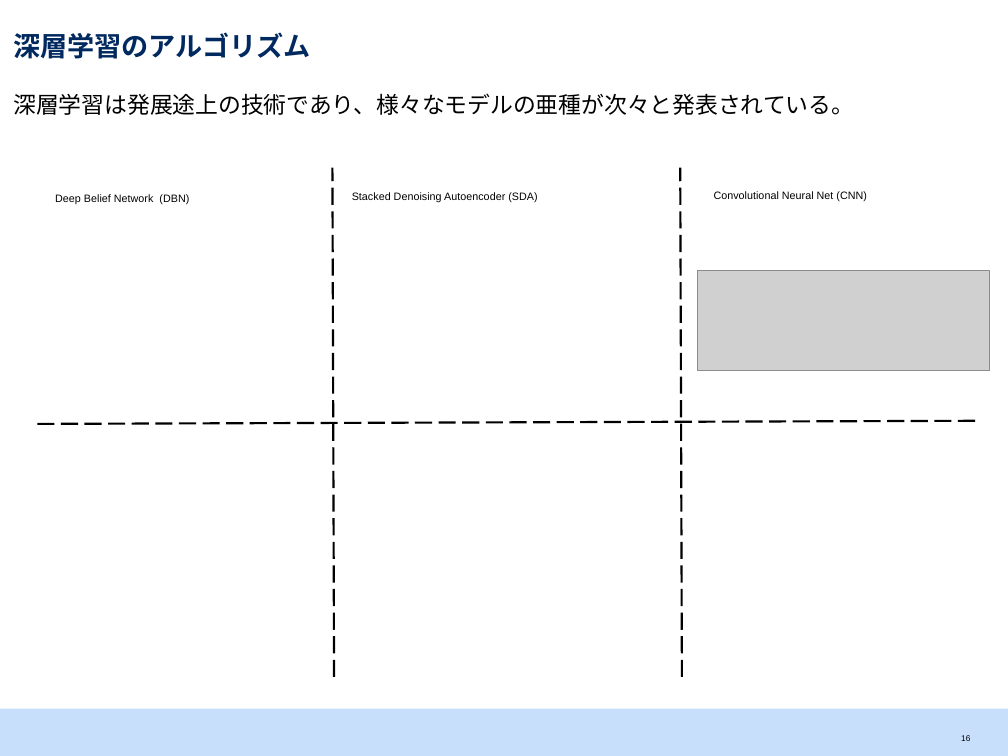
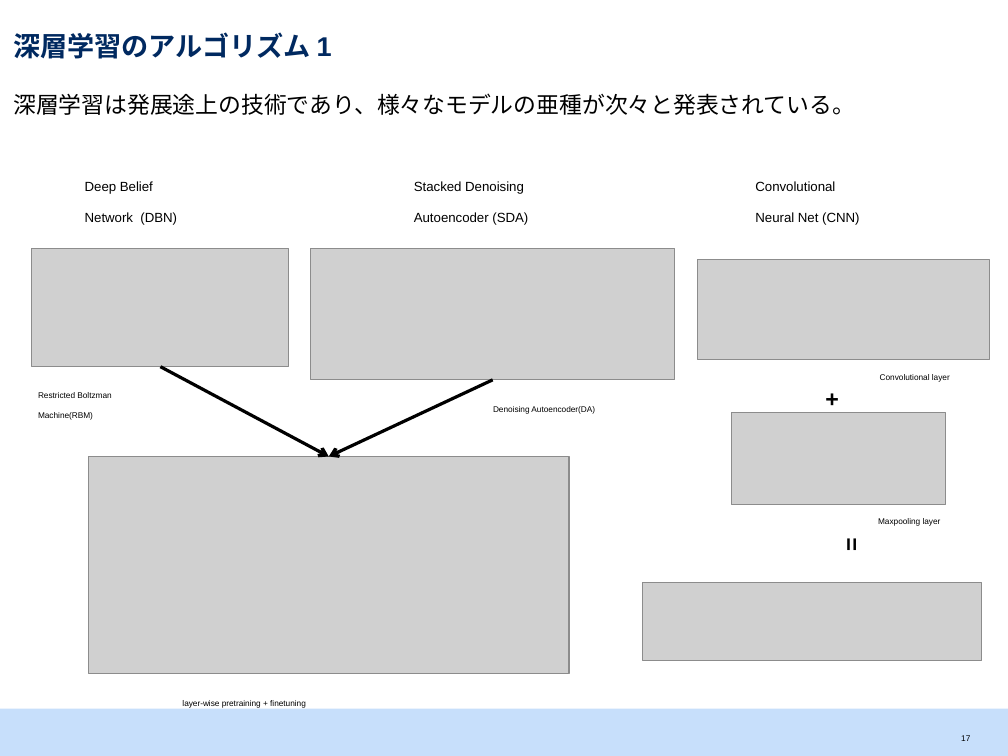
Before and after one commit to srtk/sotsuron, a slide deck: slide 18 of doc/sotsuron_defense/bd.pptx (slide 17 before the commit). Drawn at 1008x756 pixels with LibreOffice and Linux fonts; fonts in the diff are those of the drawing; grey boxes stand for pictures. Boxes give left, top, right and bottom in pixels: in the first picture for what was removed or moved away, otherwise in the second. Text is boxed around its words. In the diff, an @@ line names an element or a change of style, - is before the commit and + after.

```diff
--- a/doc/sotsuron_defense/bd.pptx
+++ b/doc/sotsuron_defense/bd.pptx
@@ title at box(13, 32, 332, 59): text changed @@
-深層学習のアルゴリズム
+深層学習のアルゴリズム 1
@@ line removed from (334, 677) to (332, 168) @@
@@ line removed from (682, 677) to (680, 168) @@
@@ text at box(85, 181, 177, 225): text changed; size 13 to 16 pt @@
-Deep Belief Network (DBN)
+Deep Belief
+Network (DBN)
@@ text at box(414, 181, 528, 225): text changed; size 13 to 16 pt @@
-Stacked Denoising Autoencoder (SDA)
+Stacked Denoising
+Autoencoder (SDA)
@@ text at box(755, 181, 859, 225): text changed; size 13 to 16 pt @@
-Convolutional Neural Net (CNN)
+Convolutional
+Neural Net (CNN)
@@ picture added at box(32, 249, 289, 367) @@
@@ picture added at box(311, 249, 675, 381) @@
@@ picture: place and size @@
-picture at box(697, 271, 989, 370)
+picture at box(697, 259, 989, 359)
@@ text added at box(816, 353, 860, 411), 28 pt, text #000000, bold @@
++
@@ arrow added from (160, 367) to (329, 457), #000000 2.25 pt @@
@@ arrow added from (493, 380) to (329, 457), #000000 2.25 pt @@
@@ text added at box(880, 374, 950, 381), 10 pt, text #000000 @@
+Convolutional layer
@@ text added at box(38, 392, 111, 420), 10 pt, text #000000 @@
+Restricted Boltzman
+Machine(RBM)
@@ text added at box(493, 406, 595, 414), 10 pt, text #000000 @@
+Denoising Autoencoder(DA)
@@ picture added at box(731, 412, 946, 505) @@
@@ line removed from (37, 424) to (977, 421) @@
@@ picture added at box(88, 457, 569, 674) @@
@@ text added at box(804, 528, 873, 562), 28 pt, text #000000, bold @@
+=
@@ text added at box(878, 518, 941, 526), 10 pt, text #000000 @@
+Maxpooling layer
@@ picture added at box(643, 582, 981, 660) @@
@@ text added at box(182, 700, 306, 708), 10 pt, text #000000 @@
+layer-wise pretraining + finetuning
@@ page number at box(961, 735, 970, 741): text changed @@
-16
+17
```
Also in this commit, not shown: 11 other slides changed, 12 slides added, 1 other file.
